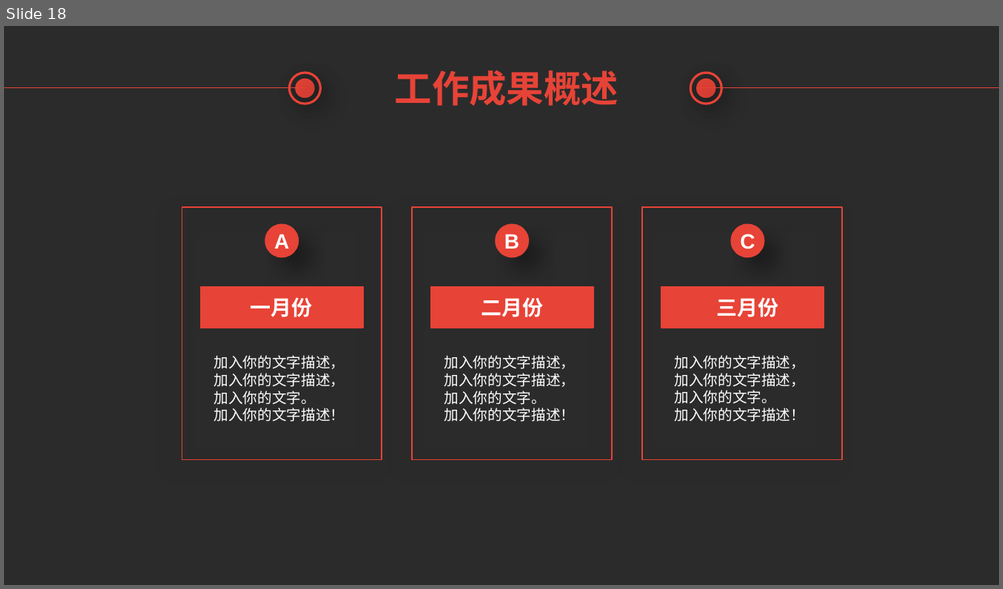
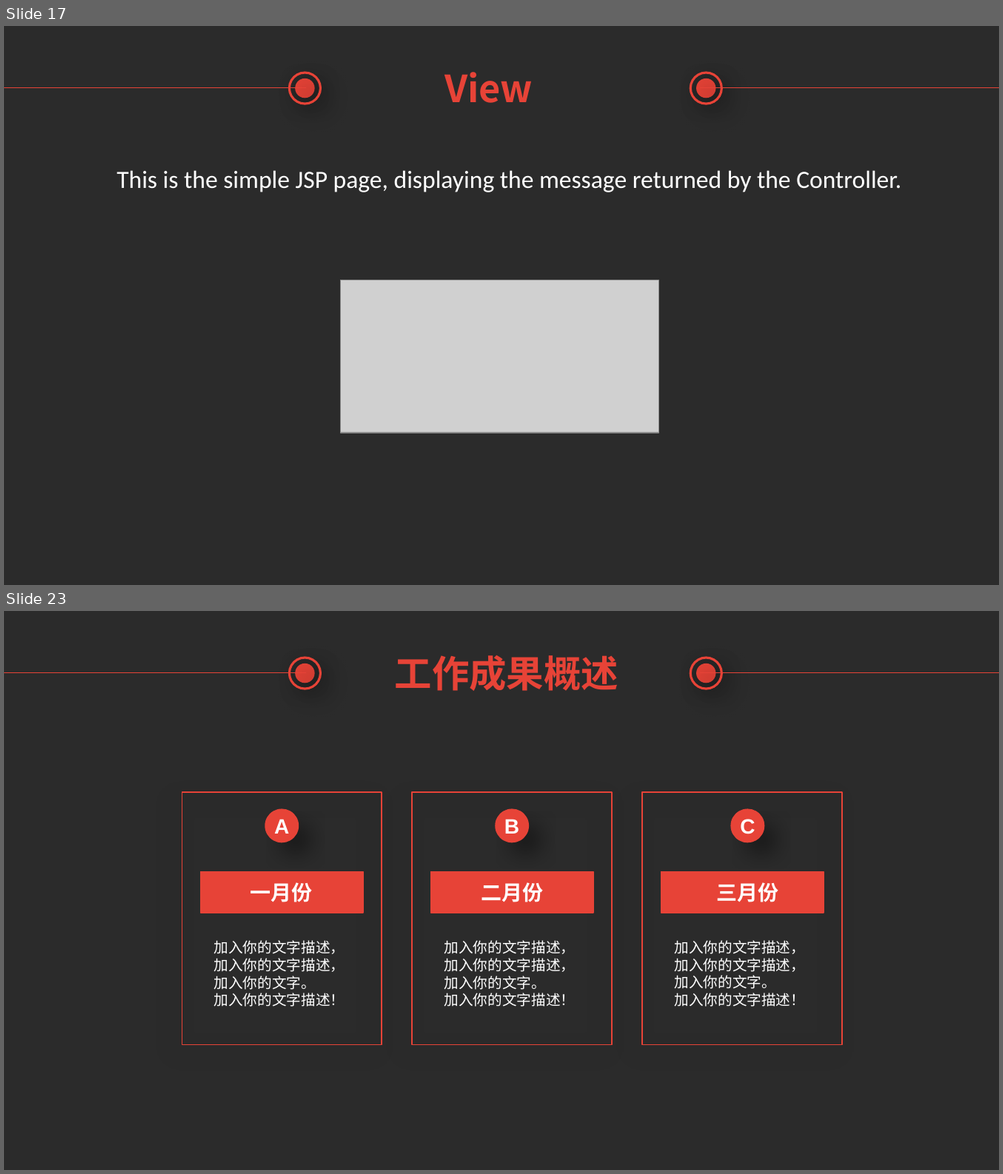
Before and after one commit to TsubasaEX/SampleSpringMVC, a slide deck: Introduction of Spring MVC.pptx. Shown one above the other, each under a label of ours: slide 18 before the commit, slides 17 and 23 after it; the slides between them are not shown. The pictures are 1003x589 and 1003x1174 pixels, drawn with LibreOffice and Linux fonts; fonts in the diff are those of the drawing; grey boxes stand for pictures; background and template pictures are left out; a plain dark background stands for a picture behind light text. Boxes give left, top, right and bottom in pixels: in the first picture for what was removed or moved away, otherwise in the second. Text is boxed around its words. In the diff, an @@ line names an element or a change of style, - is before the commit and + after.

```diff
--- a/Introduction of Spring MVC.pptx
+++ b/Introduction of Spring MVC.pptx
@@ slide 17 added at [4,26,999,585], background picture (left out) @@
@@ line added from (4, 88) to (305, 88), #E74337 0.75 pt @@
@@ ellipse added at [289,73,320,104], outline #E74337 2.25 pt @@
@@ ellipse added at [296,80,313,97], fill #E74337, outline #E74337 2.25 pt @@
@@ text added at [444,72,532,103], 36 pt, text #E74337, bold @@
+View
@@ ellipse added at [691,73,722,104], outline #E74337 2.25 pt @@
@@ ellipse added at [697,80,714,97], fill #E74337, outline #E74337 2.25 pt @@
@@ line added from (700, 88) to (999, 88), #E74337 0.75 pt @@
@@ text added at [116,170,901,192], 24 pt, text #FFFFFF @@
+This is the simple JSP page, displaying the message returned by the Controller.
@@ picture added at [341,281,659,434] @@
@@ what was slide 18 is now slide 23 @@
```
Also in this commit, not shown: 4 slides changed, 8 other slides added, 4 slides removed.
